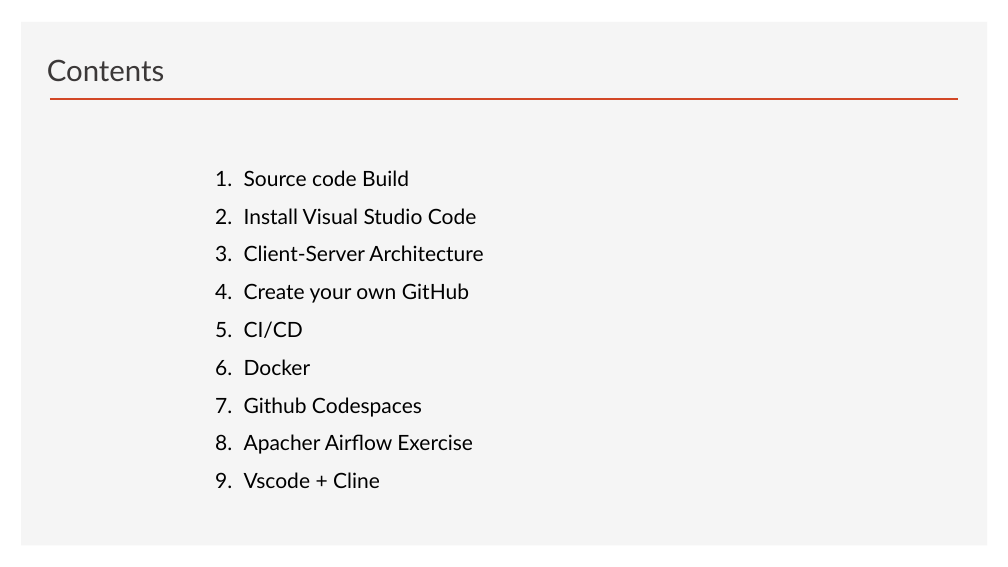
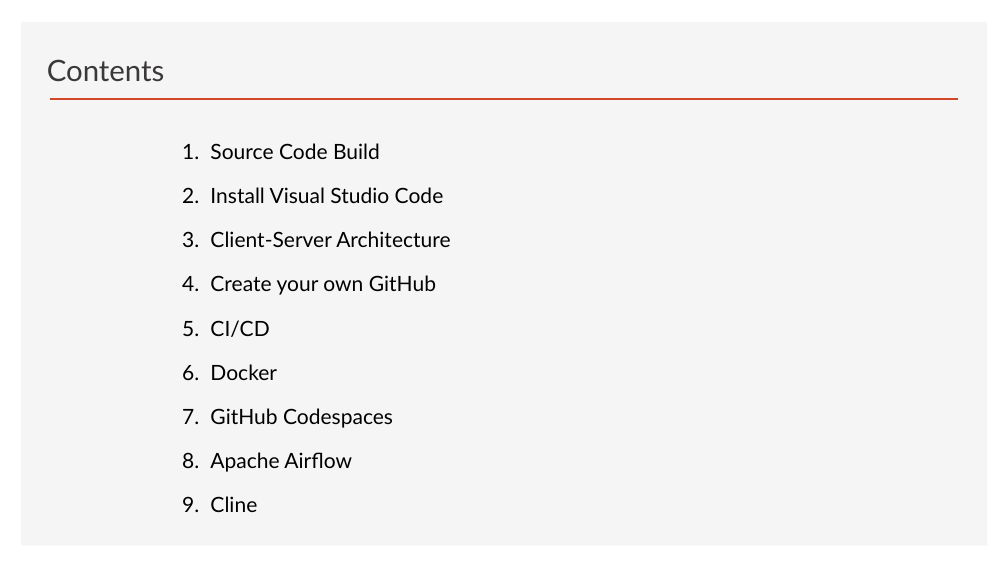
Before and after one commit to ancestor9/2026_Fall_Application-Deployment, a slide deck: slide 5 of App Deployment.pptx. Drawn at 1008x567 pixels with LibreOffice and Linux fonts; fonts in the diff are those of the drawing; background and template pictures are left out. Boxes give left, top, right and bottom in pixels: in the first picture for what was removed or moved away, otherwise in the second. Text is boxed around its words. In the diff, an @@ line names an element or a change of style, - is before the commit and + after.

```diff
--- a/App Deployment.pptx
+++ b/App Deployment.pptx
@@ text "Source Code Build": place and size @@
-text "Source Code Build" at [244, 170, 483, 488]
+text "Source Code Build" at [210, 143, 450, 512]
@@ text at [210, 143, 380, 159]: text changed @@
-1. Source code Build
+1. Source Code Build
@@ text at [210, 187, 450, 380]: more space between paragraphs @@
@@ text at [210, 408, 393, 512]: text changed @@
-7. Github Codespaces
-8. Apacher Airflow Exercise
-9. Vscode + Cline
+7. GitHub Codespaces
+8. Apache Airflow
+9. Cline
```
Also in this commit, not shown: 1 slide removed.
